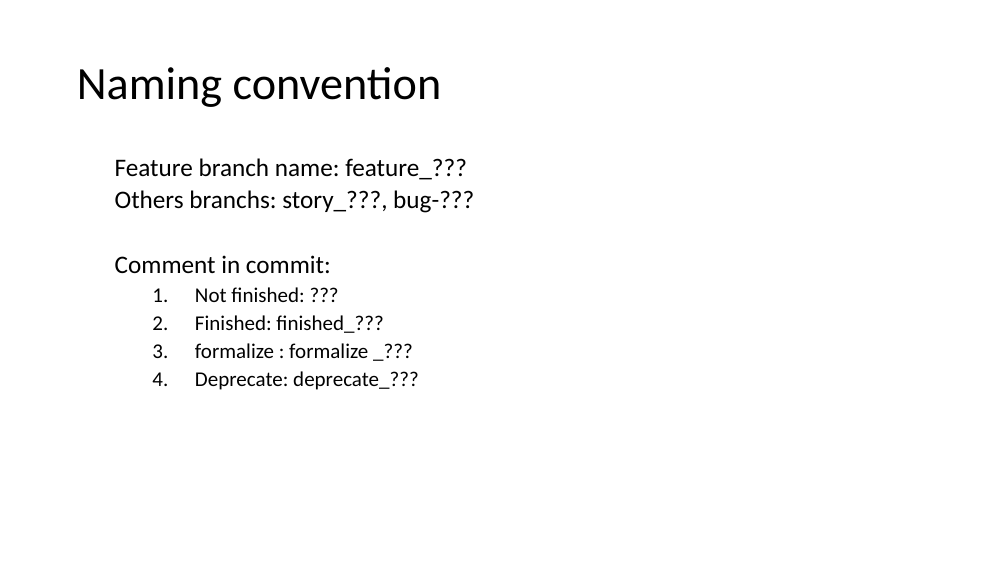
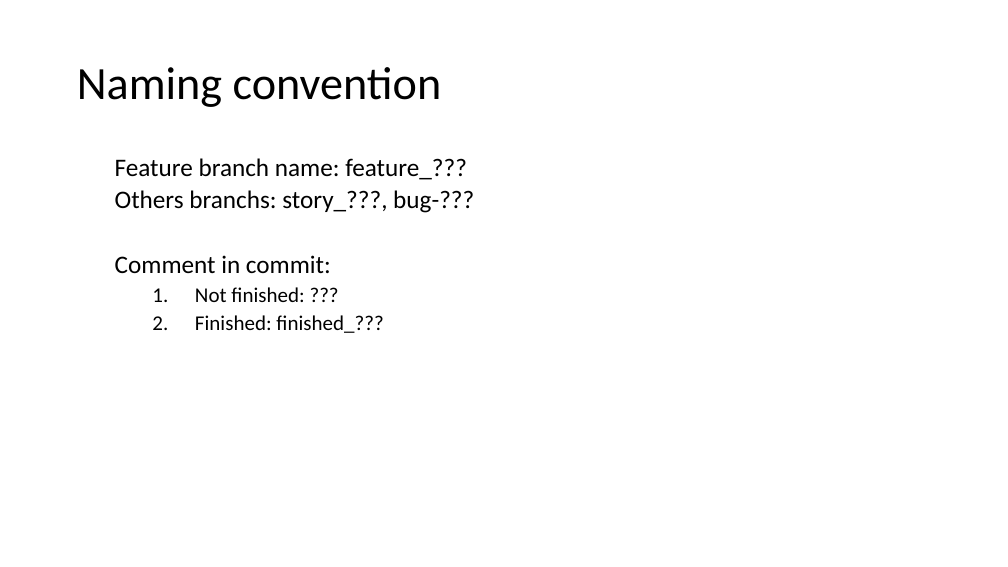
Before and after one commit to chaiyilin/featureToggling, a slide deck: slide 13 of featureToggles.pptx. Drawn at 1008x567 pixels with LibreOffice and Linux fonts; fonts in the diff are those of the drawing. Boxes give left, top, right and bottom in pixels: in the first picture for what was removed or moved away, otherwise in the second. Text is boxed around its words. In the diff, an @@ line names an element or a change of style, - is before the commit and + after.

```diff
--- a/featureToggles.pptx
+++ b/featureToggles.pptx
@@ text at <box>195,343,419,390</box>: paragraphs removed @@
-    3. formalize : formalize _???
-    4. Deprecate: deprecate_???
```
Also in this commit, not shown: 6 other slides changed, 4 slides added, 1 slide removed.
